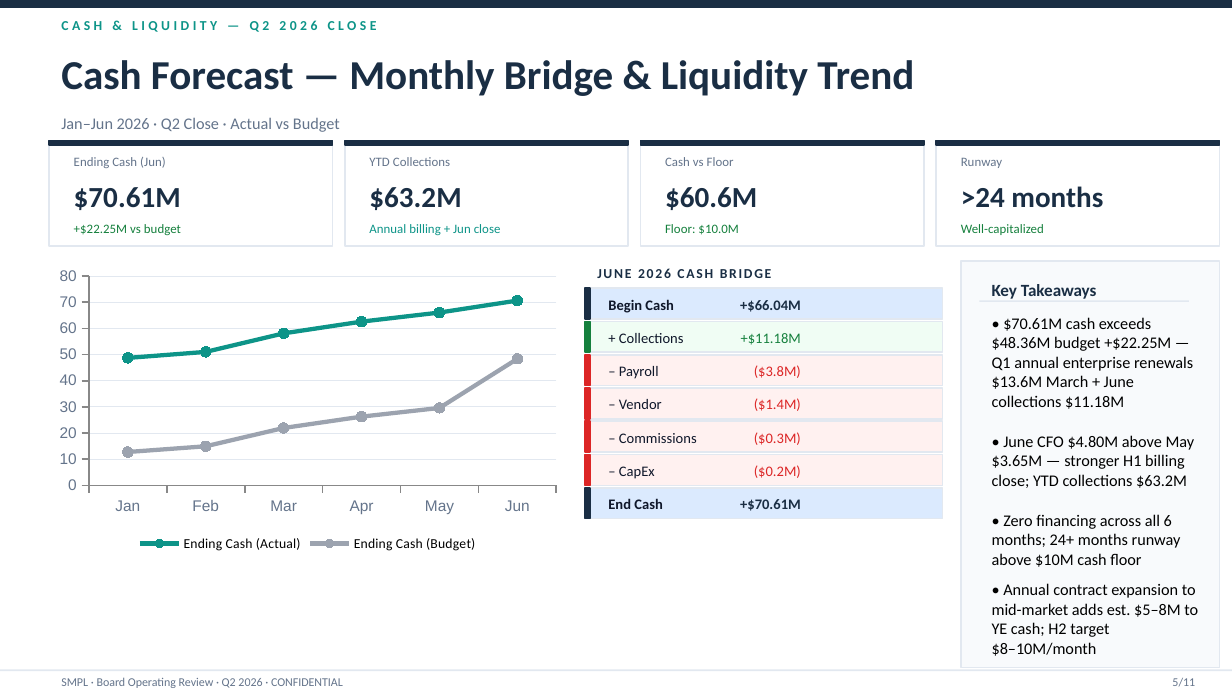
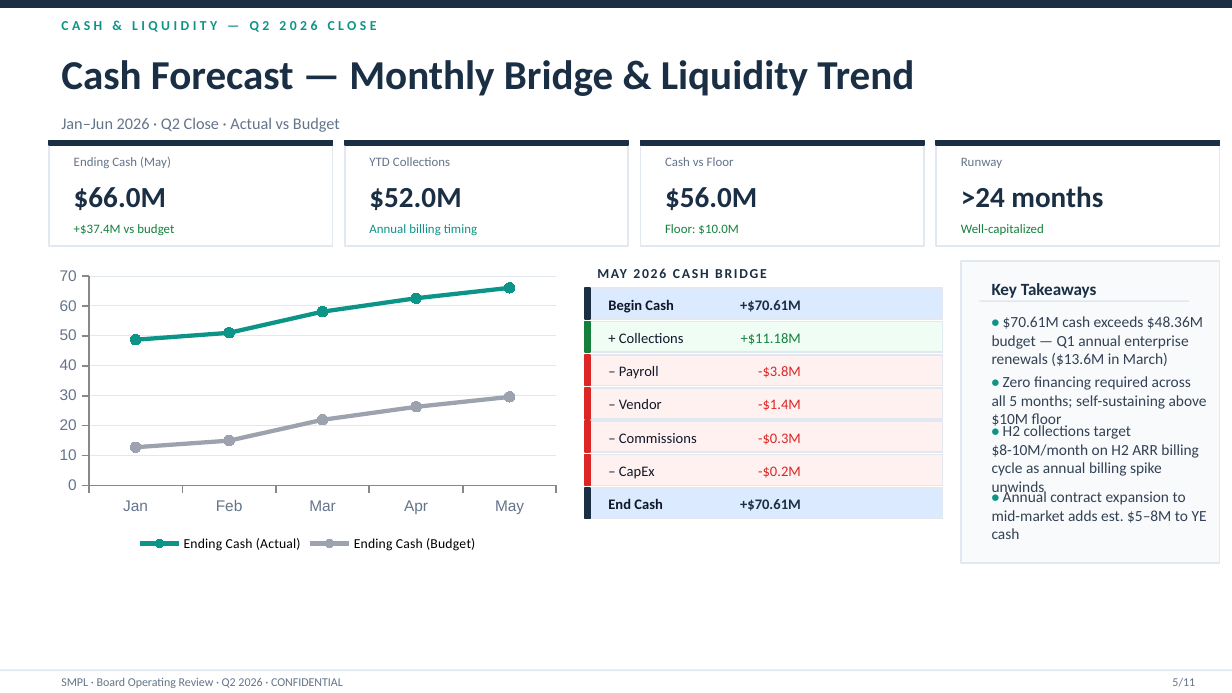
Before and after one commit to mattjustice-ops/smpl-financial-intelligence, a slide deck: slide 5 of frontend/public/board-sample/exports/SMPL_Board_Review_Q2_2026.pptx. Drawn at 1232x693 pixels with LibreOffice and Linux fonts; fonts in the diff are those of the drawing. Boxes give left, top, right and bottom in pixels: in the first picture for what was removed or moved away, otherwise in the second. Text is boxed around its words. In the diff, an @@ line names an element or a change of style, - is before the commit and + after.

Commit message:
Add board sample exports and fix public marketing dashboard

```diff
--- a/frontend/public/board-sample/exports/SMPL_Board_Review_Q2_2026.pptx
+++ b/frontend/public/board-sample/exports/SMPL_Board_Review_Q2_2026.pptx
@@ text at bbox=[74, 157, 171, 168]: text changed @@
-Ending Cash (Jun)
+Ending Cash (May)
@@ text at bbox=[74, 187, 166, 210]: text changed @@
-$70.61M
+$66.0M
@@ text at bbox=[369, 188, 461, 210]: text changed @@
-$63.2M
+$52.0M
@@ text at bbox=[665, 187, 757, 210]: text changed @@
-$60.6M
+$56.0M
@@ text at bbox=[74, 224, 174, 235]: text changed @@
-+$22.25M vs budget
++$37.4M vs budget
@@ text at bbox=[369, 224, 477, 236]: text changed @@
-Annual billing + Jun close
+Annual billing timing
@@ line chart at bbox=[49, 261, 567, 557] @@
-categories: Jan, Feb, Mar, Apr, May, Jun
+categories: Jan, Feb, Mar, Apr, May
-Ending Cash (Actual): 49, 51, 58, 63, 66, 71
+Ending Cash (Actual): 49, 51, 58, 63, 66
-Ending Cash (Budget): 13, 15, 22, 26, 30, 48
+Ending Cash (Budget): 13, 15, 22, 26, 30
@@ text at bbox=[597, 268, 772, 278]: text changed @@
-JUNE 2026 CASH BRIDGE
+MAY 2026 CASH BRIDGE
@@ rectangle: place and size @@
-rectangle at bbox=[961, 261, 1220, 668]
+rectangle at bbox=[961, 261, 1220, 563]
@@ text at bbox=[740, 300, 801, 312]: text changed @@
-+$66.04M
++$70.61M
@@ text at bbox=[992, 316, 1203, 366]: text changed; size 9.5 to 9 pt; text colour #000000 to #334155 @@
-• $70.61M cash exceeds $48.36M budget +$22.25M — Q1 annual enterprise renewals $13.6M March + June collections $11.18M
+• $70.61M cash exceeds $48.36M budget — Q1 annual enterprise renewals ($13.6M in March)
@@ text at bbox=[758, 366, 801, 378]: text changed @@
-($3.8M)
+-$3.8M
@@ text at bbox=[992, 376, 1207, 429]: text changed; size 9.5 to 9 pt; text colour #000000 to #334155 @@
-• June CFO $4.80M above May $3.65M — stronger H1 billing close; YTD collections $63.2M
+• Zero financing required across all 5 months; self-sustaining above $10M floor
@@ text at bbox=[758, 399, 801, 411]: text changed @@
-($1.4M)
+-$1.4M
@@ text at bbox=[758, 433, 801, 445]: text changed @@
-($0.3M)
+-$0.3M
@@ text at bbox=[992, 423, 1199, 476]: text changed; size 9.5 to 9 pt; text colour #000000 to #334155 @@
-• Zero financing across all 6 months; 24+ months runway above $10M cash floor
+• H2 collections target $8-10M/month on H2 ARR billing cycle as annual billing spike unwinds
@@ text at bbox=[758, 466, 801, 478]: text changed @@
-($0.2M)
+-$0.2M
@@ text at bbox=[992, 489, 1207, 539]: text changed; size 9.5 to 9 pt; text colour #000000 to #334155 @@
-• Annual contract expansion to mid-market adds est. $5–8M to YE cash; H2 target $8–10M/month
+• Annual contract expansion to mid-market adds est. $5–8M to YE cash
```
Also in this commit, not shown: 8 other slides changed, 1 other file.
